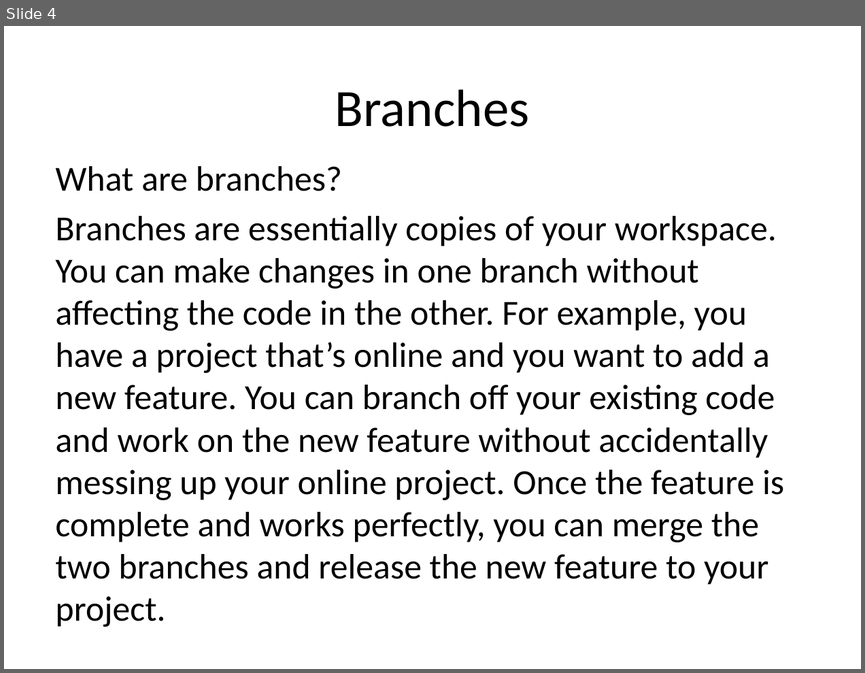
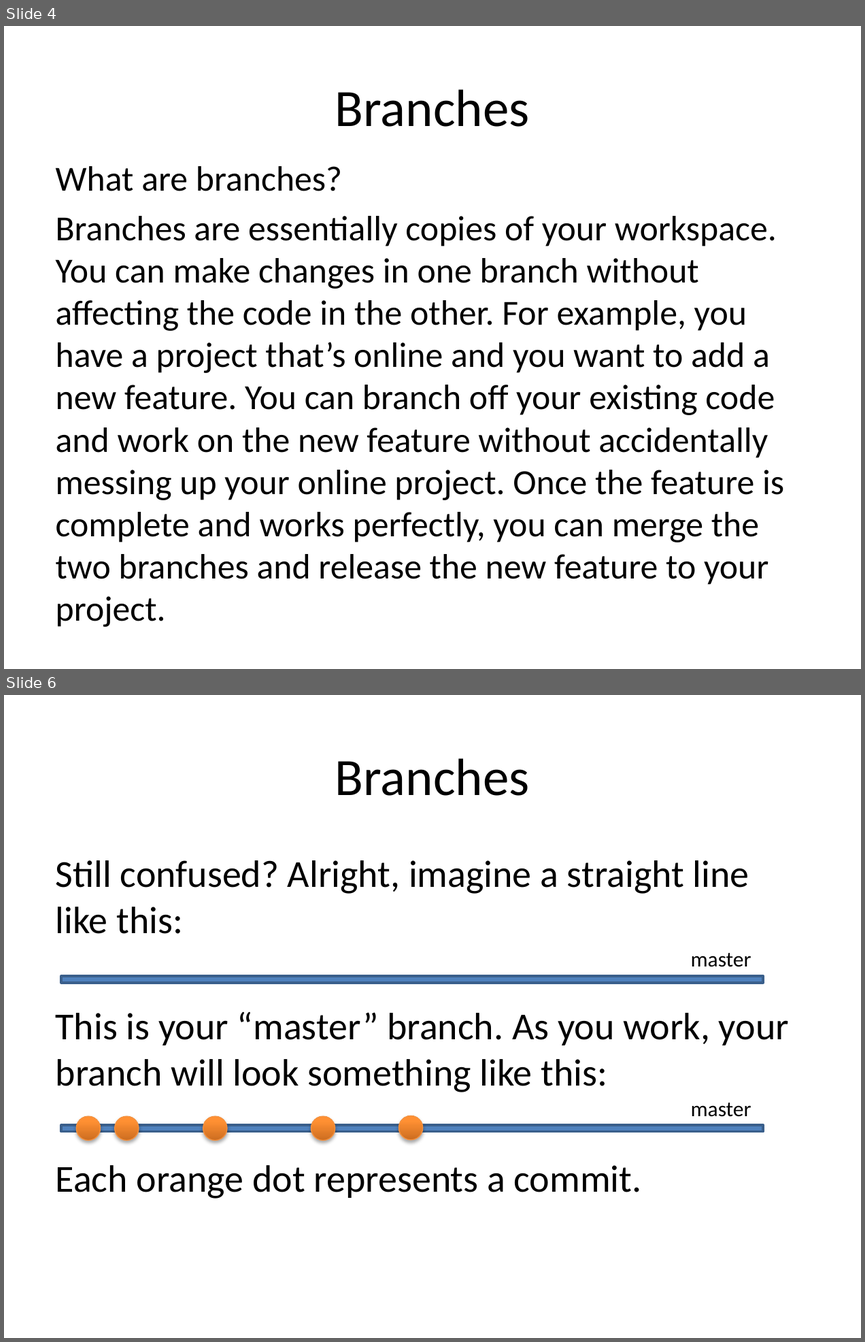
Before and after one commit to JaceTan/programming-notes, a slide deck: Branches and Tags.pptx. Shown one above the other, each under a label of ours: slide 4 before the commit, slides 4 and 6 after it; the slides between them are not shown. The pictures are 865x673 and 865x1342 pixels, drawn with LibreOffice and Linux fonts; fonts in the diff are those of the drawing. Boxes give left, top, right and bottom in pixels: in the first picture for what was removed or moved away, otherwise in the second. Text is boxed around its words. In the diff, an @@ line names an element or a change of style, - is before the commit and + after.

Commit message:
finished Branches and Tags

```diff
--- a/Branches and Tags.pptx
+++ b/Branches and Tags.pptx
@@ slide 6 added at box(4, 695, 861, 1338), background #FFFFFF @@
@@ title added at box(335, 758, 530, 796), 44 pt, text #000000 @@
+Branches
@@ text added at box(56, 860, 789, 1198), 32 pt, text #000000 @@
+Still confused? Alright, imagine a straight line like this:
+This is your “master” branch. As you work, your branch will look something like this:
+Each orange dot represents a commit.
@@ text added at box(691, 953, 751, 967), 18 pt, text #000000 @@
+master
@@ rectangle added at box(61, 976, 763, 983), fill #4F81BD, outline #3A5F8C 2 pt @@
@@ group added at box(61, 1102, 763, 1140): 5 ellipses, 1 rectangle, 1 text @@
+master
```
Also in this commit, not shown: 1 slide changed, 3 other slides added, 2 slides removed.
